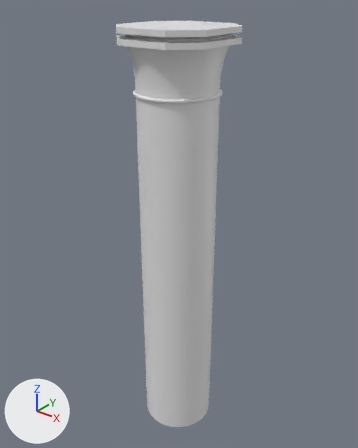
The FBX model Assets/Models/Tiles/o.fbx: old version first, new version second.
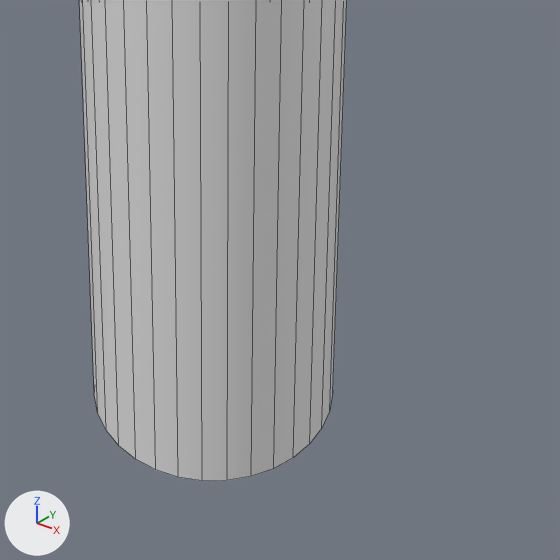
Each version is shown whole from a camera (50 mm lens) standing at (4.83, -5.99, 7.79) and looking at (-0.08, 0.15, 3.99), then close up on the part from 34% to 75% of the width and 68% to 100% of the height. The lights are fixed; the arrows at lower left show +X, +Y and +Z. The close-ups show mesh edges as thin lines.
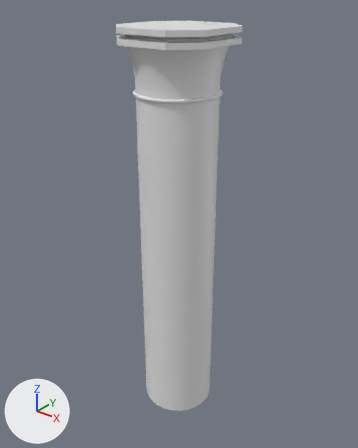
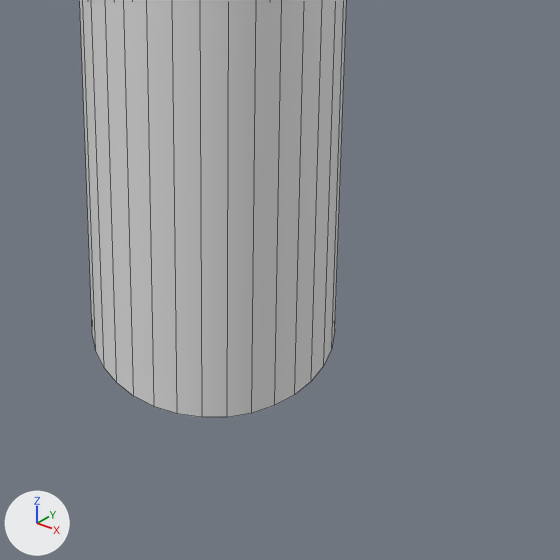
The newer file is also rescaled (x1.06), turned or shifted as a whole; pictures and numbers use the older file's frame.

Pixel boxes [x1, y1, x2, y2] of what changed, in the close-ups (560 x 560 px):
'Cylinder.046', reshaped: before [80, 0, 347, 481]; after [80, 0, 347, 417]

Patch to the scene script:
```diff
--- a/Assets/Models/Tiles/o.fbx.py
+++ b/Assets/Models/Tiles/o.fbx.py
@@ me_cylinder_049 @@
 me_cylinder_049.from_pydata(...)  # 368 vertices, 320 faces; spans x -0.79..0.84, y -0.81..0.81, z -0.05..7.26
 # used by ob_cylinder_046; location = (0.0, 0.0, 0.0)
+# me_cylinder_049 part 1: all 32 vertices in x -0.62..0.66, y -0.64..0.64, z -0.05 are moved by (0.0, 0.0, 0.44)
```
